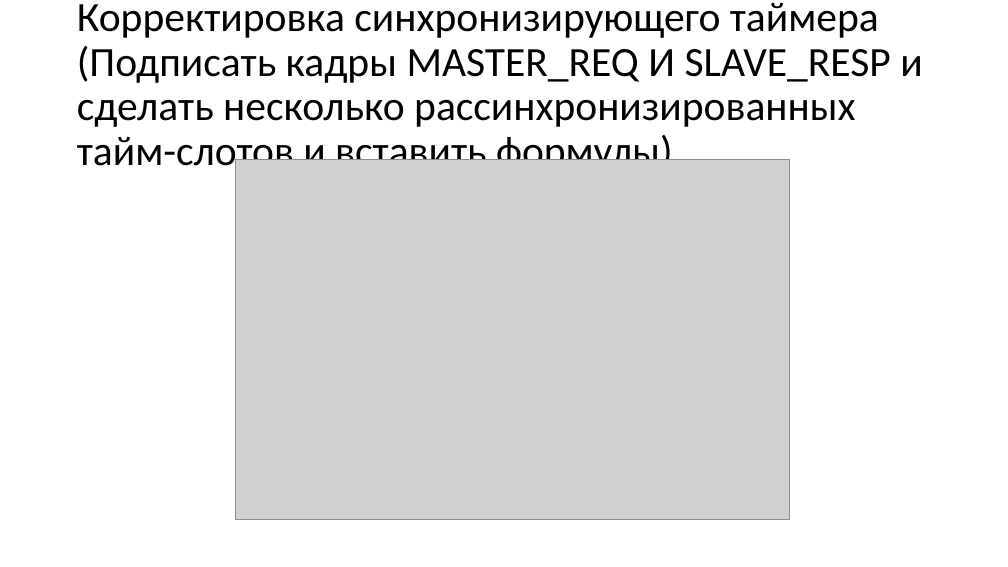
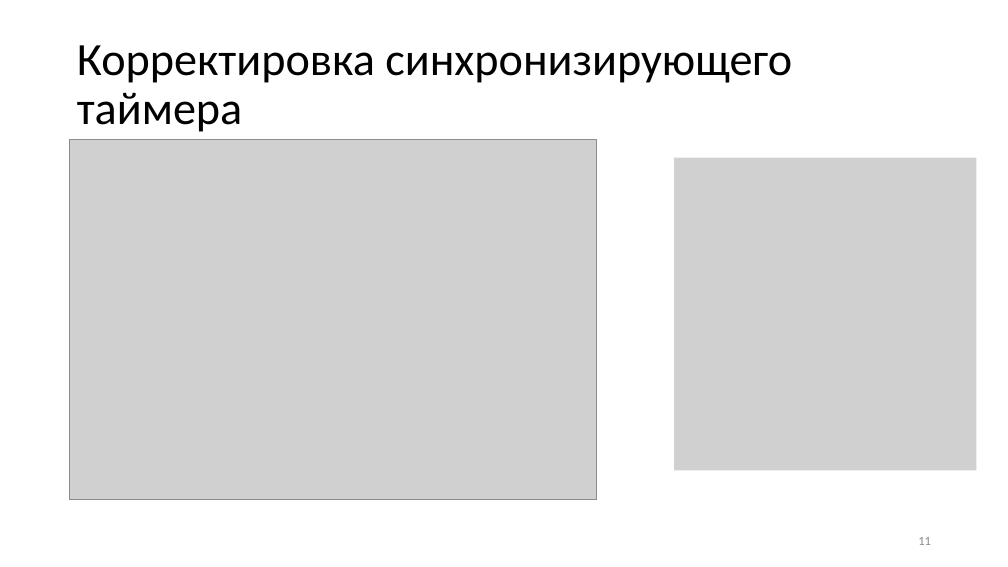
Before and after one commit to wei-blip/diploma, a slide deck: slide 11 of предзащита.pptx (slide 10 before the commit). Drawn at 1008x567 pixels with LibreOffice and Linux fonts; fonts in the diff are those of the drawing; grey boxes stand for pictures. Boxes give left, top, right and bottom in pixels: in the first picture for what was removed or moved away, otherwise in the second. Text is boxed around its words. In the diff, an @@ line names an element or a change of style, - is before the commit and + after.

```diff
--- a/предзащита.pptx
+++ b/предзащита.pptx
@@ title at box(77, 45, 792, 132): text changed; size 39.6 to 44 pt @@
-Корректировка синхронизирующего таймера (Подписать кадры MASTER_REQ И SLAVE_RESP и сделать несколько рассинхронизированных тайм-слотов и вставить формулы)
+Корректировка синхронизирующего таймера
@@ picture added at box(70, 140, 597, 500) @@
@@ picture removed at box(236, 160, 789, 520) @@
@@ picture added at box(675, 157, 977, 470) @@
@@ page number added at box(918, 537, 931, 545), 12 pt, text #8C8C8C @@
+11
```
Also in this commit, not shown: 9 other slides changed, 5 slides added, 4 slides removed, 2 other files.
